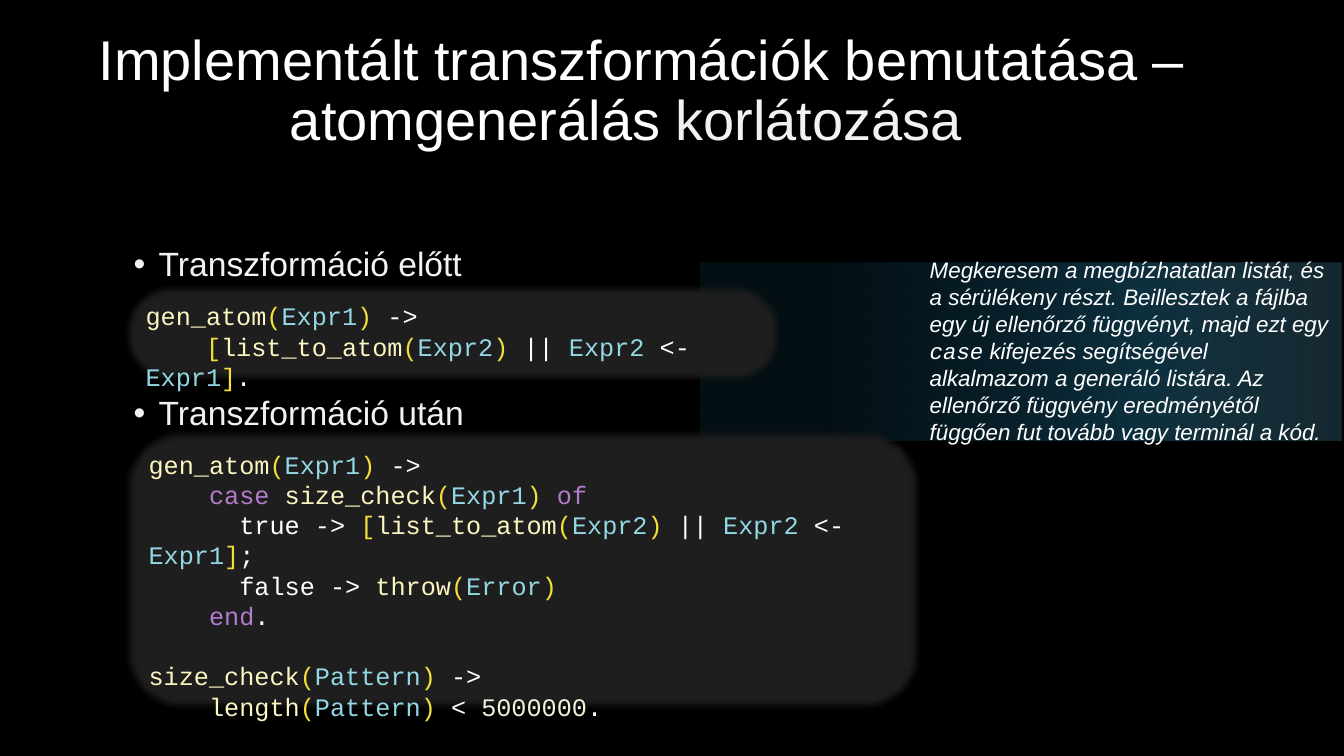
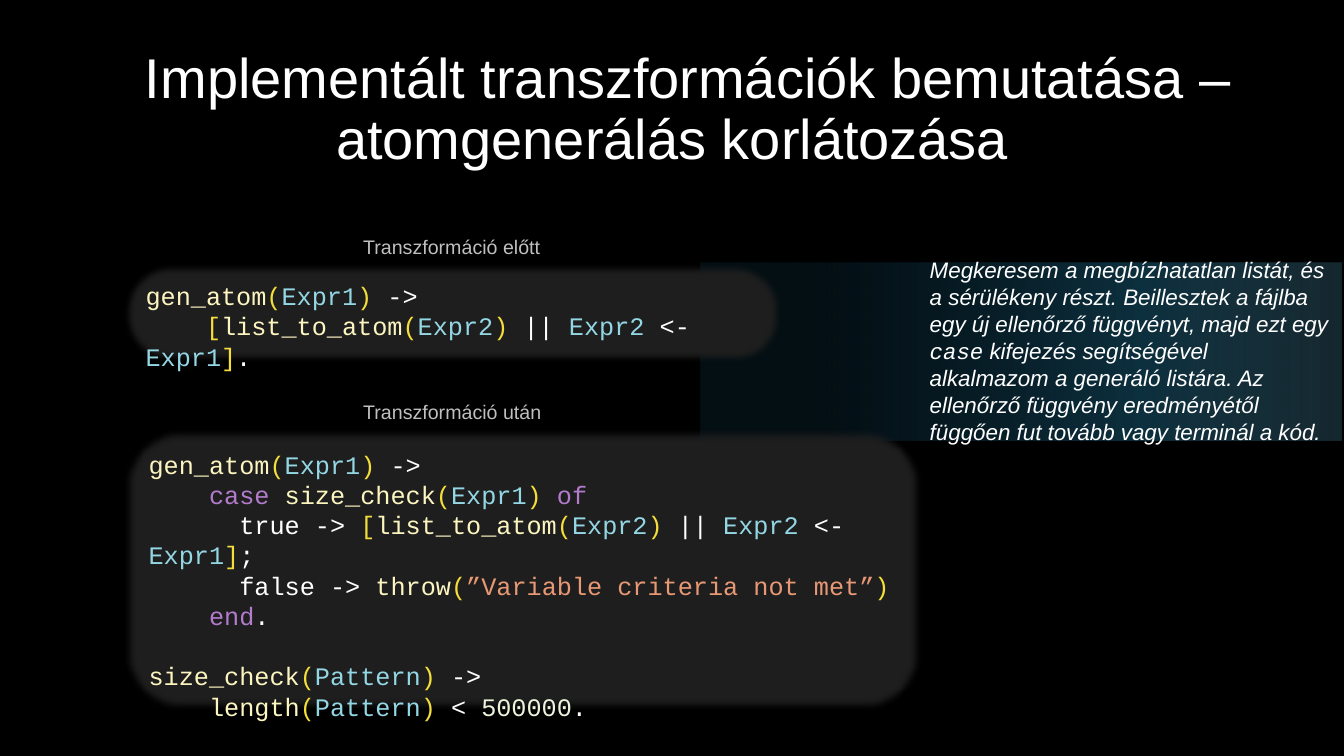
Before and after one commit to juhasznellee/msc_szakdoga, a slide deck: slide 8 of diplomamunka.pptx (slide 5 before the commit). Drawn at 1344x756 pixels with LibreOffice and Linux fonts; fonts in the diff are those of the drawing; background and template pictures are left out. Boxes give left, top, right and bottom in pixels: in the first picture for what was removed or moved away, otherwise in the second. Text is boxed around its words. In the diff, an @@ line names an element or a change of style, - is before the commit and + after.

```diff
--- a/diplomamunka.pptx
+++ b/diplomamunka.pptx
@@ text "Implementált transzformációk bemutatása – atomgenerálás ..." at [145, 56, 1183, 168]: text colour #F2F2F2 to #FFFFFF in "korlátozása" @@
@@ text added at [363, 239, 540, 254], 14 pt, text #BFBFBF @@
+Transzformáció előtt
@@ rounded rectangle "gen_atom(Expr1) ->": place and size @@
-rounded rectangle "gen_atom(Expr1) ->" at [123, 283, 781, 383]
+rounded rectangle "gen_atom(Expr1) ->" at [123, 263, 781, 363]
@@ text removed at [159, 251, 463, 426] @@
-• Transzformáció előtt
-• Transzformáció után
@@ text added at [363, 404, 541, 419], 14 pt, text #BFBFBF @@
+Transzformáció után
@@ text in rounded rectangle at [239, 576, 890, 601]: text changed; text colour #FFFFFF to #E89874 @@
-false -> throw(Error)
+false -> throw(”Variable criteria not met”)
@@ text in rounded rectangle at [209, 697, 587, 722]: text changed @@
-length(Pattern) < 5000000.
+length(Pattern) < 500000.
```
Also in this commit, not shown: 10 other slides changed, 5 slides added, 2 slides removed.
